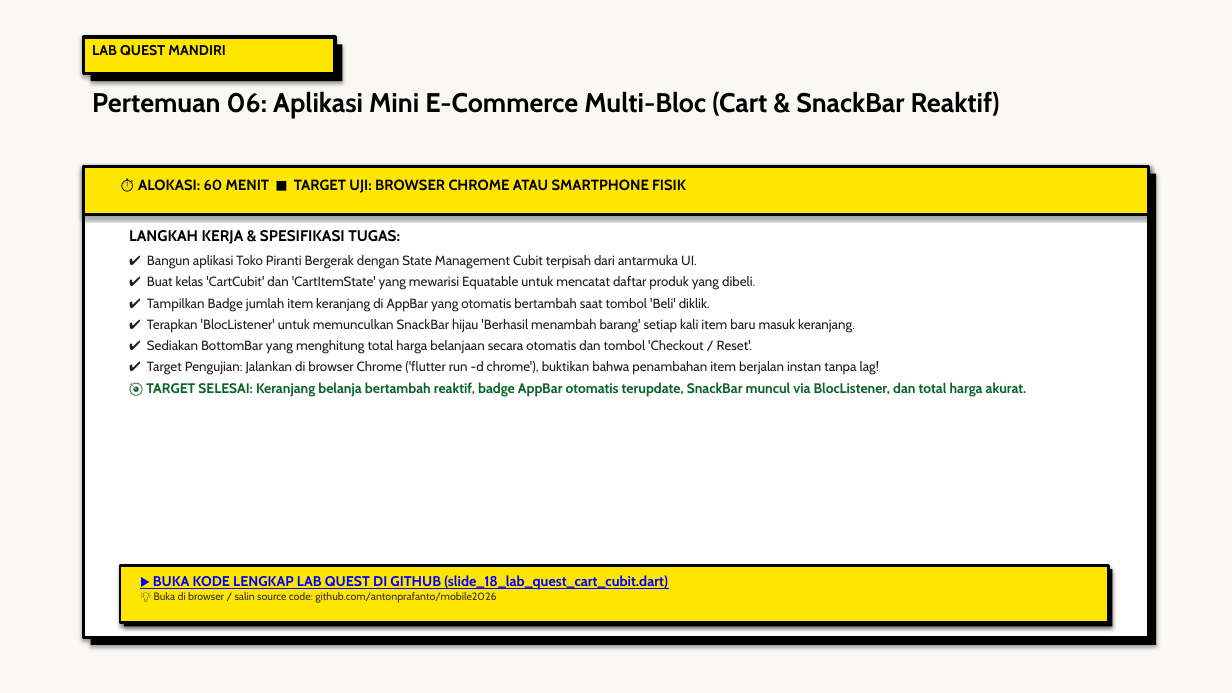
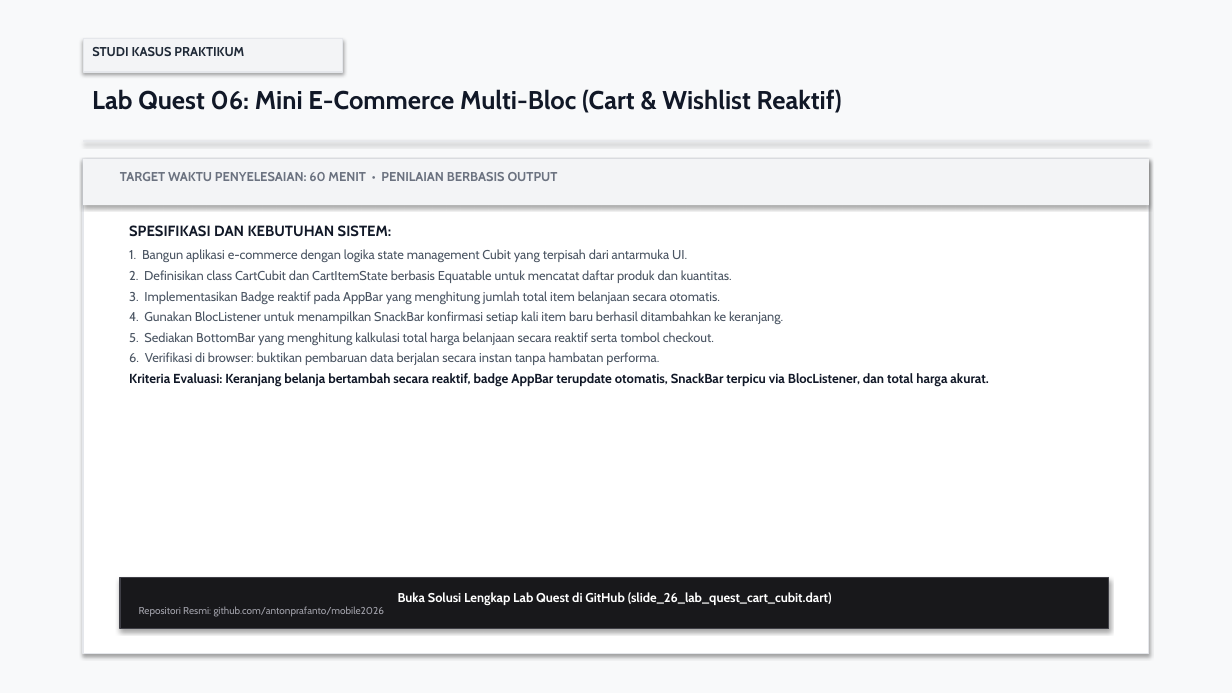
Before and after one commit to antonprafanto/mobile2026, a slide deck: slide 26 of 03_slide_presentasi/PERTEMUAN_06_State_Management_Cubit_dan_BLoC.pptx (slide 18 before the commit). Drawn at 1232x693 pixels with LibreOffice and Linux fonts; fonts in the diff are those of the drawing. Boxes give left, top, right and bottom in pixels: in the first picture for what was removed or moved away, otherwise in the second. Text is boxed around its words. In the diff, an @@ line names an element or a change of style, - is before the commit and + after.

Commit message:
feat(p06): upgrade komprehensif materi pertemuan 06 dengan 7 diagram arsitektur minimalis & sinkronisasi 26 slide

```diff
--- a/03_slide_presentasi/PERTEMUAN_06_State_Management_Cubit_dan_BLoC.pptx
+++ b/03_slide_presentasi/PERTEMUAN_06_State_Management_Cubit_dan_BLoC.pptx
@@ rectangle at (x1=0, y1=0, x2=1232, y2=693): fill #FAF8F5 to #F8F9FA @@
@@ rectangle resized from (x1=83, y1=37, x2=335, y2=74) to (x1=83, y1=39, x2=343, y2=72) @@
@@ rectangle at (x1=83, y1=39, x2=343, y2=72): fill #FFE600 to #F3F4F6; outline #000000 2.5 pt to #E5E7EB 1 pt @@
@@ rectangle removed at (x1=91, y1=44, x2=343, y2=81) @@
@@ text removed at (x1=92, y1=45, x2=226, y2=56) @@
-LAB QUEST MANDIRI
@@ text added at (x1=92, y1=47, x2=244, y2=56), 10 pt, text #1F2937, bold @@
+STUDI KASUS PRAKTIKUM
@@ text at (x1=92, y1=89, x2=842, y2=113): text changed; size 21 to 20 pt; text colour #000000 to #111827 @@
-Pertemuan 06: Aplikasi Mini E-Commerce Multi-Bloc (Cart & SnackBar Reaktif)
+Lab Quest 06: Mini E-Commerce Multi-Bloc (Cart & Wishlist Reaktif)
@@ rectangle added at (x1=83, y1=140, x2=1149, y2=141), fill #E5E7EB @@
@@ rectangle resized from (x1=83, y1=166, x2=1149, y2=638) to (x1=83, y1=159, x2=1149, y2=653) @@
@@ rectangle at (x1=83, y1=159, x2=1149, y2=653): outline #000000 2.5 pt to #E5E7EB 1 pt @@
@@ rectangle moved from (x1=83, y1=166, x2=1149, y2=214) to (x1=83, y1=159, x2=1149, y2=205) @@
@@ rectangle at (x1=83, y1=159, x2=1149, y2=205): fill #FFE600 to #F3F4F6; outline #000000 2.5 pt to none @@
@@ rectangle removed at (x1=91, y1=174, x2=1156, y2=645) @@
@@ text at (x1=120, y1=172, x2=558, y2=181): text changed; size 11.5 to 10 pt; text colour #000000 to #6B7280 @@
-⏱️ ALOKASI: 60 MENIT ■ TARGET UJI: BROWSER CHROME ATAU SMARTPHONE FISIK
+TARGET WAKTU PENYELESAIAN: 60 MENIT • PENILAIAN BERBASIS OUTPUT
@@ text at (x1=129, y1=225, x2=988, y2=387): text changed; size 10.4 to 10 pt; text colour #1E1E1E to #4B5563 @@
-LANGKAH KERJA & SPESIFIKASI TUGAS:
-✔ Bangun aplikasi Toko Piranti Bergerak dengan State Management Cubit terpisah dari antarmuka UI.
-✔ Buat kelas 'CartCubit' dan 'CartItemState' yang mewarisi Equatable untuk mencatat daftar produk yang dibeli.
-✔ Tampilkan Badge jumlah item keranjang di AppBar yang otomatis bertambah saat tombol 'Beli' diklik.
-✔ Terapkan 'BlocListener' untuk memunculkan SnackBar hijau 'Berhasil menambah barang' setiap kali item baru masuk keranjang.
-✔ Sediakan BottomBar yang menghitung total harga belanjaan secara otomatis dan tombol 'Checkout / Reset'.
-✔ Target Pengujian: Jalankan di browser Chrome ('flutter run -d chrome'), buktikan bahwa penambahan item berjalan instan tanpa lag!
-🎯 TARGET SELESAI: Keranjang belanja bertambah reaktif, badge AppBar otomatis terupdate, SnackBar muncul via BlocListener, dan total harga akurat.
+SPESIFIKASI DAN KEBUTUHAN SISTEM:
+1. Bangun aplikasi e-commerce dengan logika state management Cubit yang terpisah dari antarmuka UI.
+2. Definisikan class CartCubit dan CartItemState berbasis Equatable untuk mencatat daftar produk dan kuantitas.
+3. Implementasikan Badge reaktif pada AppBar yang menghitung jumlah total item belanjaan secara otomatis.
+4. Gunakan BlocListener untuk menampilkan SnackBar konfirmasi setiap kali item baru berhasil ditambahkan ke keranjang.
+5. Sediakan BottomBar yang menghitung kalkulasi total harga belanjaan secara reaktif serta tombol checkout.
+6. Verifikasi di browser: buktikan pembaruan data berjalan secara instan tanpa hambatan performa.
+Kriteria Evaluasi: Keranjang belanja bertambah secara reaktif, badge AppBar terupdate otomatis, SnackBar terpicu via BlocListener, dan total harga akurat.
@@ rectangle removed at (x1=120, y1=566, x2=1109, y2=623) @@
@@ rectangle removed at (x1=124, y1=569, x2=1113, y2=627) @@
@@ rectangle "Buka Solusi Lengkap Lab Quest ..." resized from (x1=153, y1=575, x2=668, y2=603) to (x1=120, y1=578, x2=1109, y2=628) @@
@@ rectangle "Buka Solusi Lengkap Lab Quest ..." at (x1=120, y1=578, x2=1109, y2=628): vertical alignment top to middle; fill none to #18181B; outline none to #3F3F46 1 pt; shadow on @@
@@ text in rectangle at (x1=398, y1=592, x2=832, y2=605): text changed; size 11 to 10 pt; text colour #0000FF to #FFFFFF @@
-▶ BUKA KODE LENGKAP LAB QUEST DI GITHUB (slide_18_lab_quest_cart_cubit.dart)
-💡 Buka di browser / salin source code: github.com/antonprafanto/mobile2026
+Buka Solusi Lengkap Lab Quest di GitHub (slide_26_lab_quest_cart_cubit.dart)
+Repositori Resmi: github.com/antonprafanto/mobile2026
```
Also in this commit, not shown: 10 other slides changed, 15 slides added, 7 slides removed, 36 other files.
